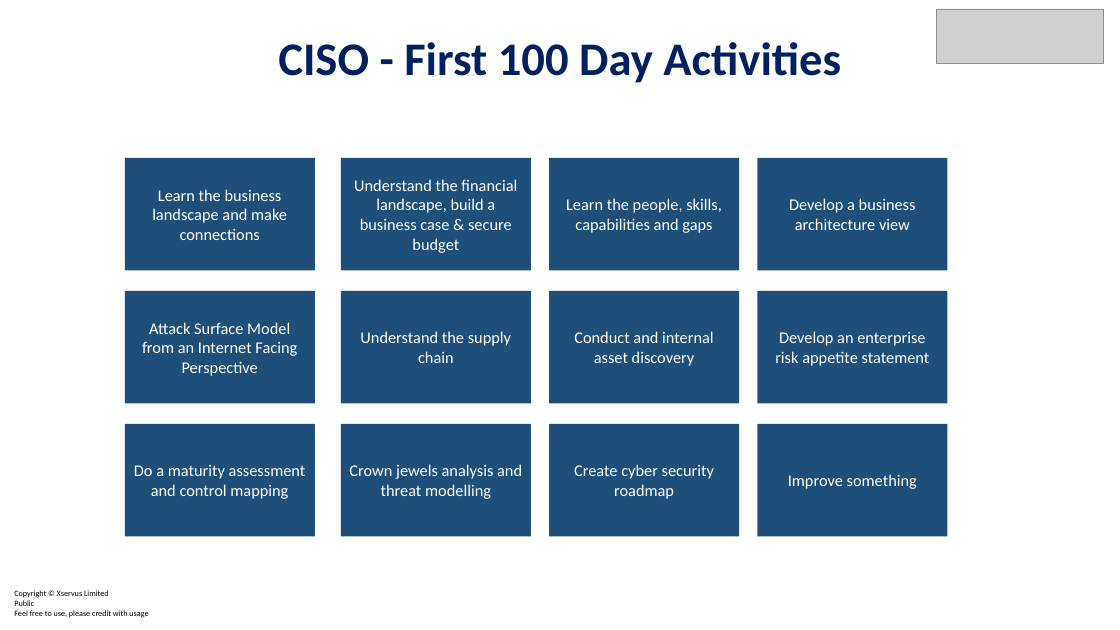
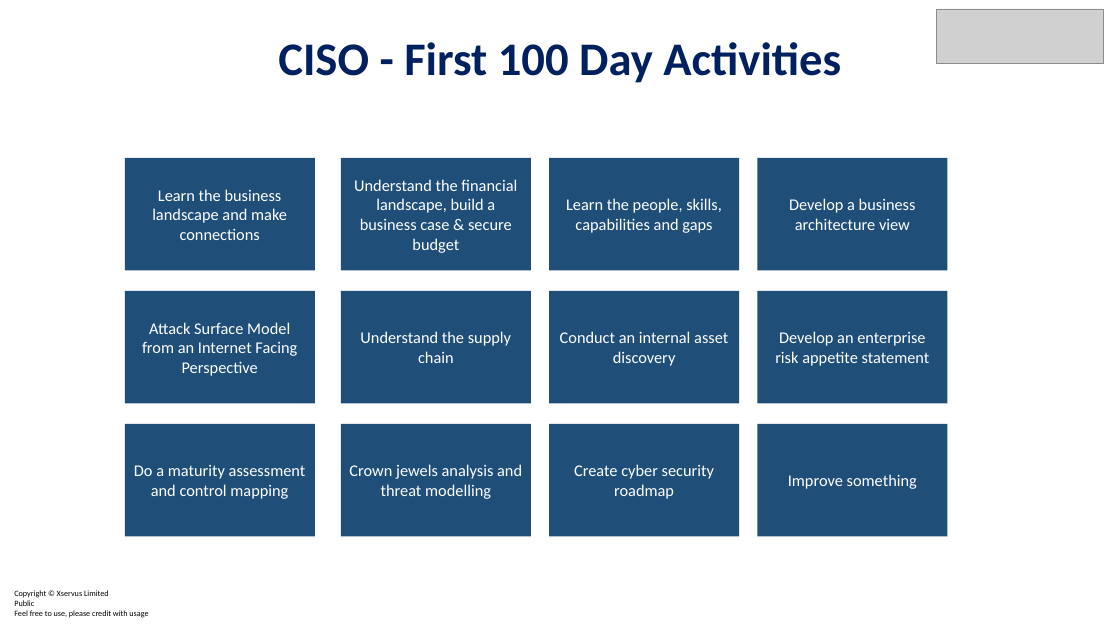
Before and after one commit to PwnDefend/cyber_leadership_slide_examples, a slide deck: slide 4 of Cybe Leadership Slide Examples.pptx. Drawn at 1120x630 pixels with LibreOffice and Linux fonts; fonts in the diff are those of the drawing; grey boxes stand for pictures. Boxes give left, top, right and bottom in pixels: in the first picture for what was removed or moved away, otherwise in the second. Text is boxed around its words. In the diff, an @@ line names an element or a change of style, - is before the commit and + after.

```diff
--- a/Cybe Leadership Slide Examples.pptx
+++ b/Cybe Leadership Slide Examples.pptx
@@ text in rectangle at <box>560,331,728,366</box>: text changed @@
-Conduct and internal asset discovery
+Conduct an internal asset discovery
```
Also in this commit, not shown: 1 other file.
